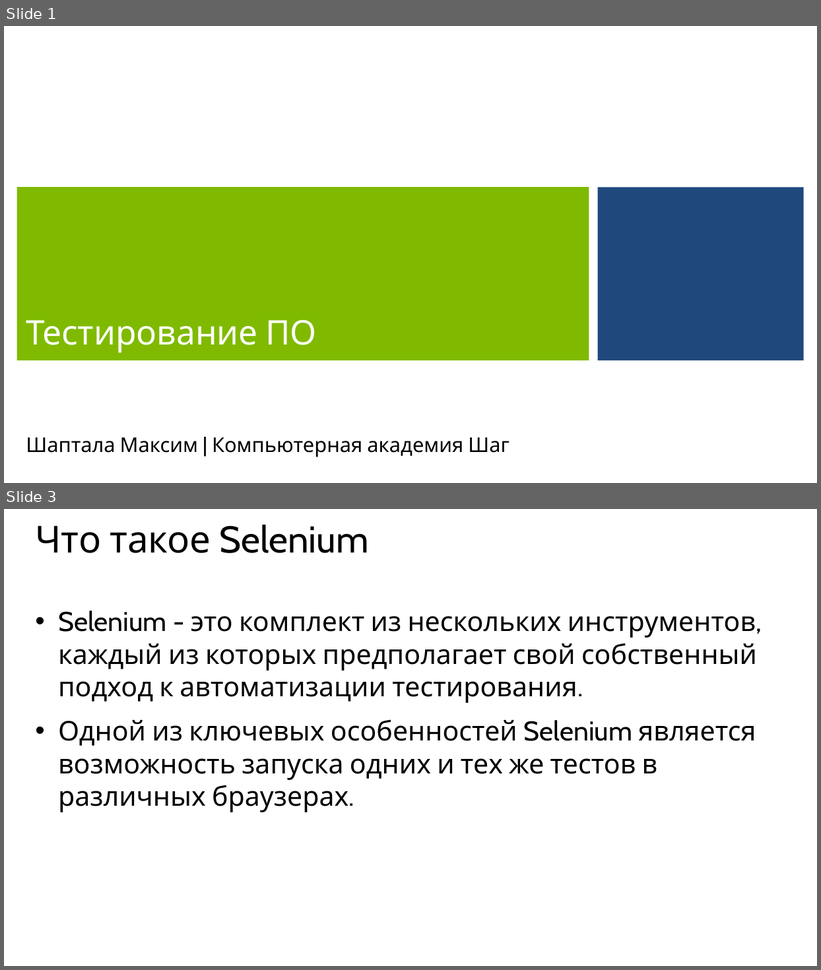
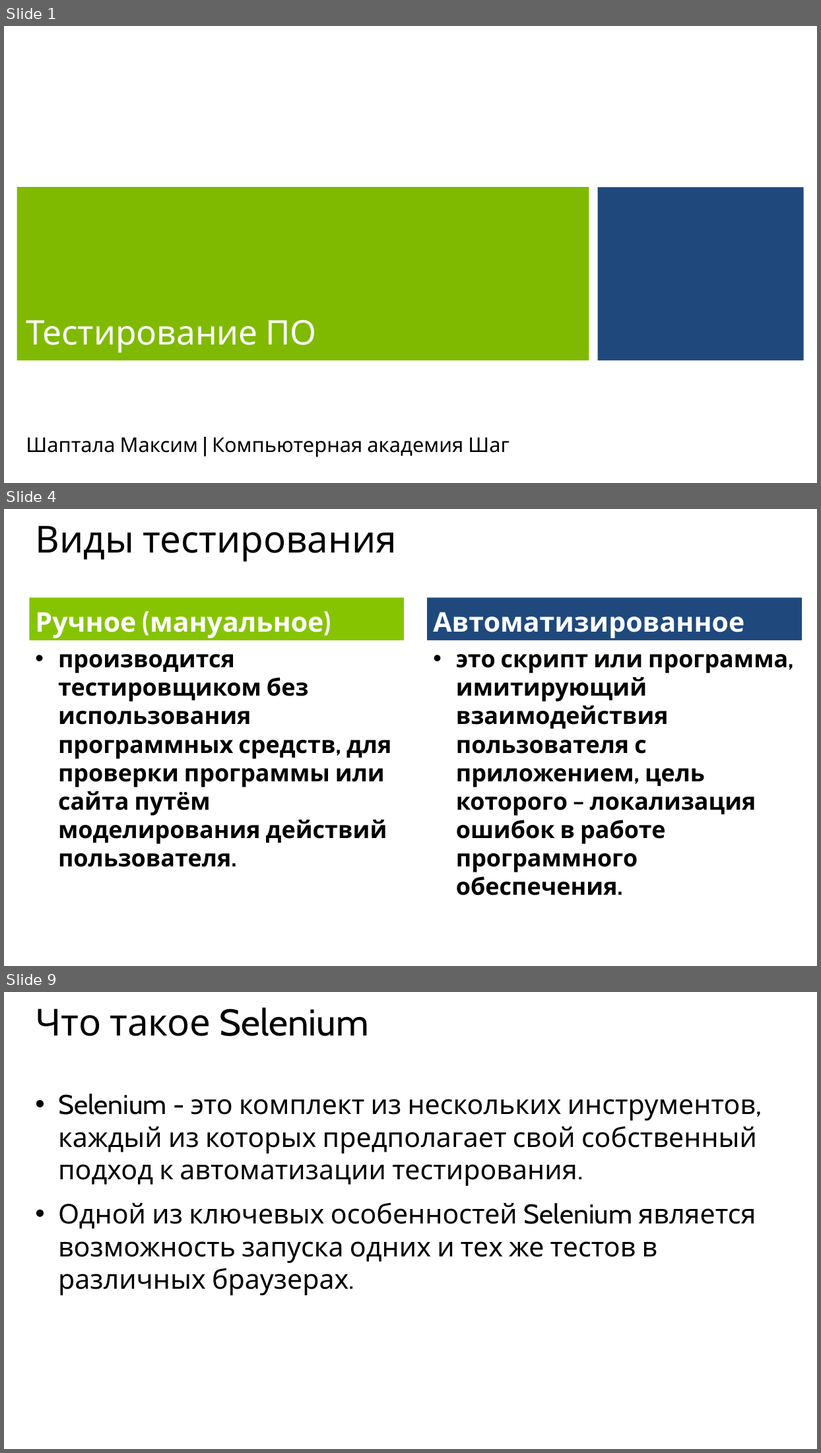
Before and after one commit to maxchv/selenium, a slide deck: openlesson/selenium.pptx. Shown one above the other, each under a label of ours: slides 1 and 3 before the commit, slides 1, 4 and 9 after it; the slides between them are not shown. The pictures are 821x970 and 821x1453 pixels, drawn with LibreOffice and Linux fonts; fonts in the diff are those of the drawing; background and template pictures are left out. Boxes give left, top, right and bottom in pixels: in the first picture for what was removed or moved away, otherwise in the second. Text is boxed around its words. In the diff, an @@ line names an element or a change of style, - is before the commit and + after.

```diff
--- a/openlesson/selenium.pptx
+++ b/openlesson/selenium.pptx
@@ slide 4 added at box(4, 509, 817, 966), background #FFFFFF @@
@@ title added at box(36, 525, 397, 562), 44 pt, text #000000 @@
+Виды тестирования
@@ text added at box(30, 598, 404, 641), fill #86C400, 32 pt, text #FFFFFF, bold @@
+Ручное (мануальное)
@@ text added at box(427, 598, 803, 641), fill #1F497D, 32 pt, text #FFFFFF, bold @@
+Автоматизированное
@@ text added at box(58, 654, 391, 867), 28 pt, text #000000, bold @@
+• производится тестировщиком без использования программных средств, для проверки программы или сайта путём моделирования действий пользователя.
@@ text added at box(456, 654, 788, 896), 28 pt, text #000000, bold @@
+• это скрипт или программа, имитирующий взаимодействия пользователя с приложением, цель которого – локализация ошибок в работе программного обеспечения.
@@ what was slide 3 is now slide 9 @@
```
Also in this commit, not shown: 3 slides changed, 8 other slides added, 1 other file.
